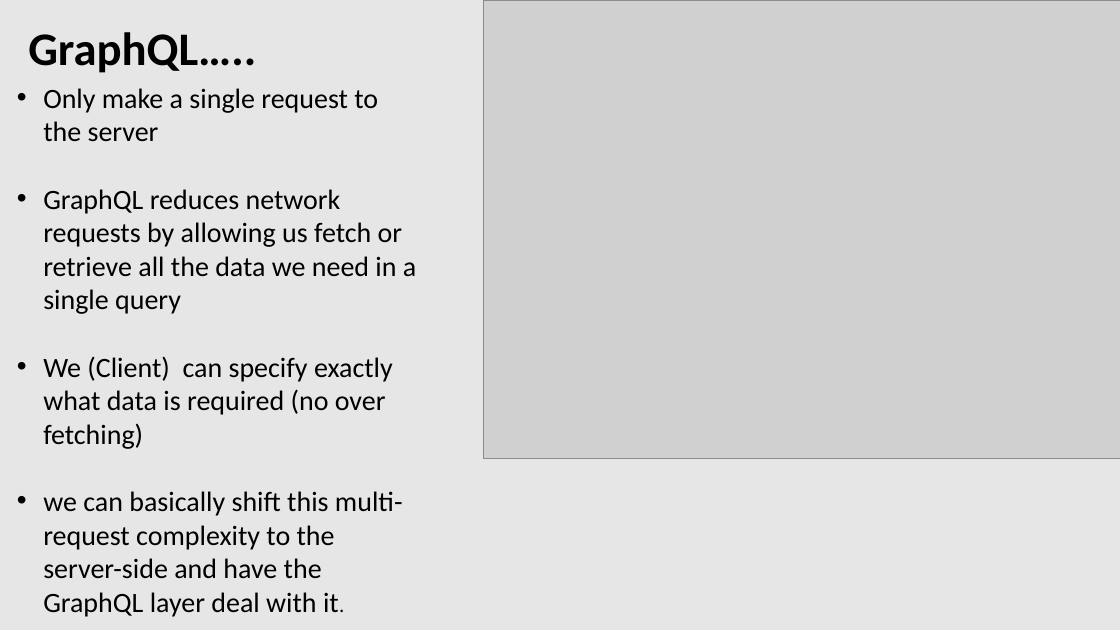
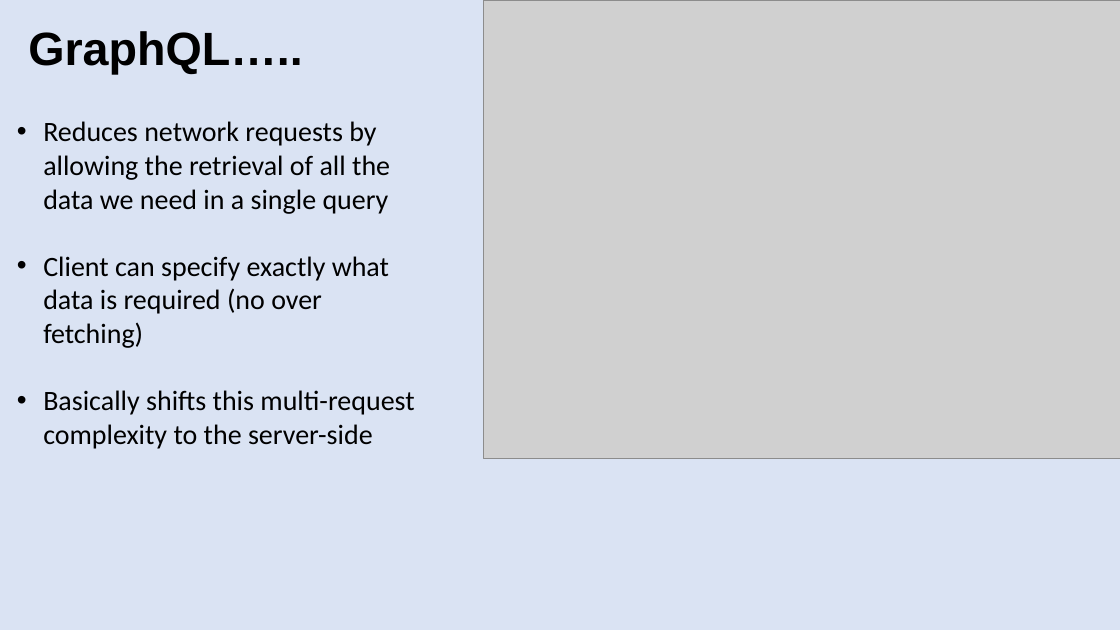
Before and after one commit to patelg123/graphql-presentation, a slide deck: slide 24 of current.pptx (slide 26 before the commit). Drawn at 1120x630 pixels with LibreOffice and Linux fonts; fonts in the diff are those of the drawing; grey boxes stand for pictures. Boxes give left, top, right and bottom in pixels: in the first picture for what was removed or moved away, otherwise in the second. Text is boxed around its words. In the diff, an @@ line names an element or a change of style, - is before the commit and + after.

```diff
--- a/current.pptx
+++ b/current.pptx
@@ background #E7E6E6 to #DAE3F3 @@
@@ text "GraphQL….." at <box>28,31,302,75</box>: font Calibri to Arial @@
@@ text at <box>43,121,414,449</box>: text changed @@
-• Only make a single request to the server
-• GraphQL reduces network requests by allowing us fetch or retrieve all the data we need in a single query
-• We (Client) can specify exactly what data is required (no over fetching)
-• we can basically shift this multi-request complexity to the server-side and have the GraphQL layer deal with it.
+• Reduces network requests by allowing the retrieval of all the data we need in a single query
+• Client can specify exactly what data is required (no over fetching)
+• Basically shifts this multi-request complexity to the server-side
```
Also in this commit, not shown: 23 other slides changed, 9 slides added, 6 slides removed, 2 other files.
